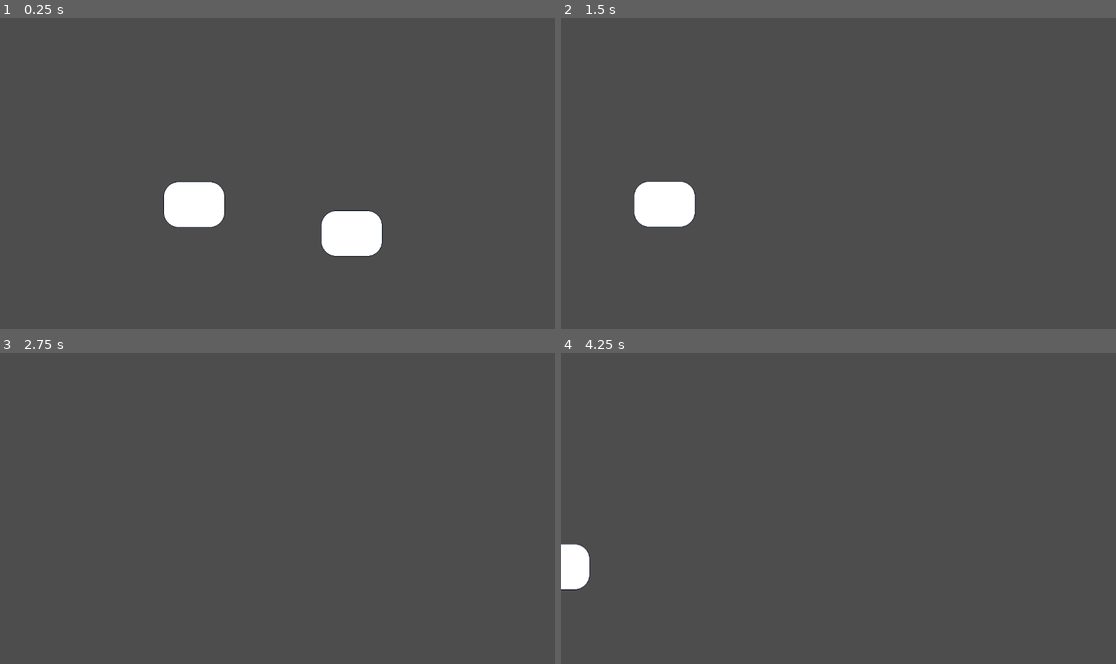
Above: before the commit, frames 1-4 (two rows, left to right).
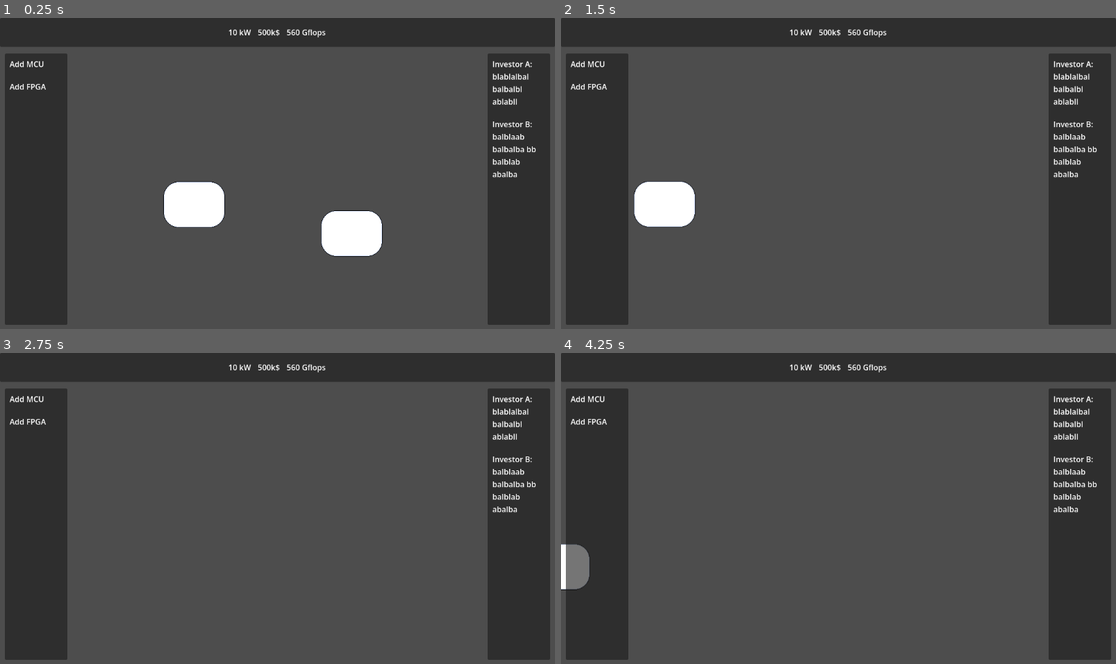
Above: after the commit, the same moments.

Repository: ARCsweden/GameJam2026SpringB
Game: Godot game, scene res://Scenes/Game/Game.tscn
The game is run twice, just before and just after one commit, with the same random seed, the same clock (stepped at 60 frames per second) and the same inputs.
Inputs (mouse positions are in pixels of both pictures, inside the frame that each line leads up to):
- Up to frame 1 (0.25 s): no input
- Up to frame 2 (1.5 s): tap Enter at 0.5 s; move the mouse to (960, 157) at 0.52 s; hold Right (pan_right) 0.53-1.28 s; click (960, 157) at 0.67 s; move the mouse to (727, 189) at 1.27 s; hold S (pan_down) from 1.28 s (still down)
- Up to frame 3 (2.75 s): move the mouse to (333, 440) at 2.02 s; release S (pan_down) at 2.03 s; hold Right (pan_right) from 2.03 s (still down)
- Up to frame 4 (4.25 s): tap Space at 2.75 s; move the mouse to (810, 570) at 2.77 s; release Right (pan_right) at 2.78 s; hold W (pan_up) 2.78-3.53 s; click (810, 570) at 2.92 s; tap Enter at 3.5 s; move the mouse to (1005, 555) at 3.52 s; hold Left (pan_left) from 3.53 s (still down)

The runs differ from the first frame. In frame 1, 28% of the frame differs, in the area x 0-100%, y 0-99%; in frame 2, 28%; in frame 3, 28%; in frame 4, 28%.

Commit message:
Added UI skeleton

Diff:
--- a/Scenes/Game/GUI.tscn
+++ b/Scenes/Game/GUI.tscn
@@ -7,3 +7,175 @@
 anchor_bottom = 1.0
 grow_horizontal = 2
 grow_vertical = 2
+
+[node name="Main" type="VBoxContainer" parent="." unique_id=1360401153]
+layout_mode = 1
+anchors_preset = 15
+anchor_right = 1.0
+anchor_bottom = 1.0
+grow_horizontal = 2
+grow_vertical = 2
+
+[node name="TopBarPanel" type="Panel" parent="Main" unique_id=1618604617]
+custom_minimum_size = Vector2(100, 60)
+layout_mode = 2
+
+[node name="TopBarHBOX" type="HBoxContainer" parent="Main/TopBarPanel" unique_id=219983369]
+layout_mode = 1
+anchors_preset = 15
+anchor_right = 1.0
+anchor_bottom = 1.0
+grow_horizontal = 2
+grow_vertical = 2
+size_flags_vertical = 0
+
+[node name="MarginContainer" type="MarginContainer" parent="Main/TopBarPanel/TopBarHBOX" unique_id=1363334136]
+layout_mode = 2
+size_flags_horizontal = 3
+theme_override_constants/margin_left = 10
+theme_override_constants/margin_top = 10
+theme_override_constants/margin_right = 10
+theme_override_constants/margin_bottom = 10
+
+[node name="Resources" type="HBoxContainer" parent="Main/TopBarPanel/TopBarHBOX/MarginContainer" unique_id=85128428]
+layout_mode = 2
+size_flags_horizontal = 6
+
+[node name="BatteryContainer" type="MarginContainer" parent="Main/TopBarPanel/TopBarHBOX/MarginContainer/Resources" unique_id=2129909352]
+layout_mode = 2
+size_flags_vertical = 4
+theme_override_constants/margin_left = 5
+theme_override_constants/margin_right = 5
+
+[node name="Battery" type="Label" parent="Main/TopBarPanel/TopBarHBOX/MarginContainer/Resources/BatteryContainer" unique_id=950186651]
+layout_mode = 2
+size_flags_horizontal = 4
+size_flags_vertical = 1
+text = "10 kW"
+
+[node name="MoneyContainer" type="MarginContainer" parent="Main/TopBarPanel/TopBarHBOX/MarginContainer/Resources" unique_id=2048911230]
+layout_mode = 2
+size_flags_vertical = 4
+theme_override_constants/margin_left = 5
+theme_override_constants/margin_right = 5
+
+[node name="Money" type="Label" parent="Main/TopBarPanel/TopBarHBOX/MarginContainer/Resources/MoneyContainer" unique_id=814931649]
+layout_mode = 2
+size_flags_vertical = 1
+text = "500k$"
+
+[node name="GPUContainer" type="MarginContainer" parent="Main/TopBarPanel/TopBarHBOX/MarginContainer/Resources" unique_id=298723983]
+layout_mode = 2
+size_flags_vertical = 4
+theme_override_constants/margin_left = 5
+theme_override_constants/margin_right = 5
+
+[node name="GPU" type="Label" parent="Main/TopBarPanel/TopBarHBOX/MarginContainer/Resources/GPUContainer" unique_id=1400195388]
+layout_mode = 2
+size_flags_vertical = 1
+text = "560 Gflops"
+
+[node name="Sidebars" type="HBoxContainer" parent="Main" unique_id=2064440727]
+layout_mode = 2
+size_flags_vertical = 3
+
+[node name="Store" type="MarginContainer" parent="Main/Sidebars" unique_id=813622466]
+custom_minimum_size = Vector2(150, 0)
+layout_mode = 2
+size_flags_horizontal = 2
+theme_override_constants/margin_left = 10
+theme_override_constants/margin_top = 10
+theme_override_constants/margin_right = 10
+theme_override_constants/margin_bottom = 10
+
+[node name="StorePanel" type="Panel" parent="Main/Sidebars/Store" unique_id=1979650478]
+layout_mode = 2
+
+[node name="StoreVBOX" type="VBoxContainer" parent="Main/Sidebars/Store/StorePanel" unique_id=422875179]
+layout_mode = 1
+anchors_preset = 15
+anchor_right = 1.0
+anchor_bottom = 1.0
+grow_horizontal = 2
+grow_vertical = 2
+size_flags_horizontal = 10
+
+[node name="MarginContainer" type="MarginContainer" parent="Main/Sidebars/Store/StorePanel/StoreVBOX" unique_id=1345154059]
+layout_mode = 2
+theme_override_constants/margin_left = 10
+theme_override_constants/margin_top = 10
+theme_override_constants/margin_right = 10
+theme_override_constants/margin_bottom = 10
+
+[node name="Label" type="Label" parent="Main/Sidebars/Store/StorePanel/StoreVBOX/MarginContainer" unique_id=1591816319]
+custom_minimum_size = Vector2(20, 0)
+layout_mode = 2
+text = "Add MCU"
+autowrap_mode = 1
+
+[node name="MarginContainer2" type="MarginContainer" parent="Main/Sidebars/Store/StorePanel/StoreVBOX" unique_id=1351382785]
+layout_mode = 2
+theme_override_constants/margin_left = 10
+theme_override_constants/margin_top = 10
+theme_override_constants/margin_right = 10
+theme_override_constants/margin_bottom = 10
+
+[node name="Label" type="Label" parent="Main/Sidebars/Store/StorePanel/StoreVBOX/MarginContainer2" unique_id=394716523]
+custom_minimum_size = Vector2(20, 0)
+layout_mode = 2
+text = "Add FPGA"
+autowrap_mode = 1
+
+[node name="Goal" type="MarginContainer" parent="Main/Sidebars" unique_id=1163772959]
+custom_minimum_size = Vector2(150, 0)
+layout_mode = 2
+size_flags_horizontal = 10
+theme_override_constants/margin_left = 10
+theme_override_constants/margin_top = 10
+theme_override_constants/margin_right = 10
+theme_override_constants/margin_bottom = 10
+
+[node name="GoalPanel" type="Panel" parent="Main/Sidebars/Goal" unique_id=1666198856]
+layout_mode = 2
+
+[node name="InvestorBox" type="VBoxContainer" parent="Main/Sidebars/Goal/GoalPanel" unique_id=1961487588]
+layout_mode = 1
+anchors_preset = 15
+anchor_right = 1.0
+anchor_bottom = 1.0
+grow_horizontal = 2
+grow_vertical = 2
+size_flags_horizontal = 10
+
+[node name="MarginContainer" type="MarginContainer" parent="Main/Sidebars/Goal/GoalPanel/InvestorBox" unique_id=413734994]
+layout_mode = 2
+theme_override_constants/margin_left = 10
+theme_override_constants/margin_top = 10
+theme_override_constants/margin_right = 10
+theme_override_constants/margin_bottom = 10
+
+[node name="Label" type="Label" parent="Main/Sidebars/Goal/GoalPanel/InvestorBox/MarginContainer" unique_id=133227694]
+custom_minimum_size = Vector2(20, 0)
+layout_mode = 2
+text = "Investor A:
+blablalbal
+balbalbl
+ablabll"
+autowrap_mode = 1
+
+[node name="MarginContainer2" type="MarginContainer" parent="Main/Sidebars/Goal/GoalPanel/InvestorBox" unique_id=938992832]
+layout_mode = 2
+theme_override_constants/margin_left = 10
+theme_override_constants/margin_top = 10
+theme_override_constants/margin_right = 10
+theme_override_constants/margin_bottom = 10
+
+[node name="Label" type="Label" parent="Main/Sidebars/Goal/GoalPanel/InvestorBox/MarginContainer2" unique_id=1483504096]
+custom_minimum_size = Vector2(20, 0)
+layout_mode = 2
+text = "Investor B:
+balblaa	b
+balbalba bb
+balblab
+abalba"
+autowrap_mode = 1
